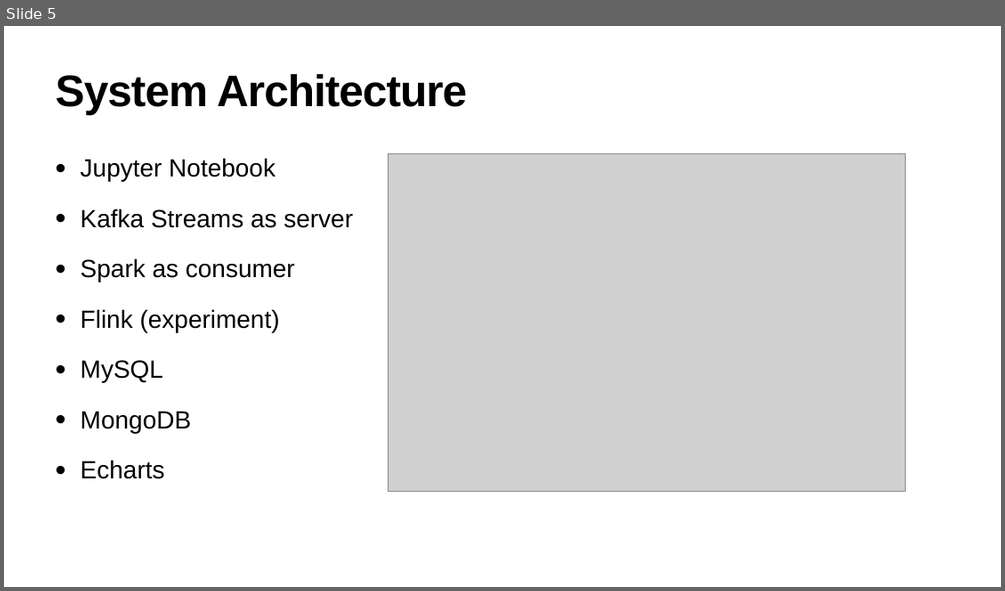
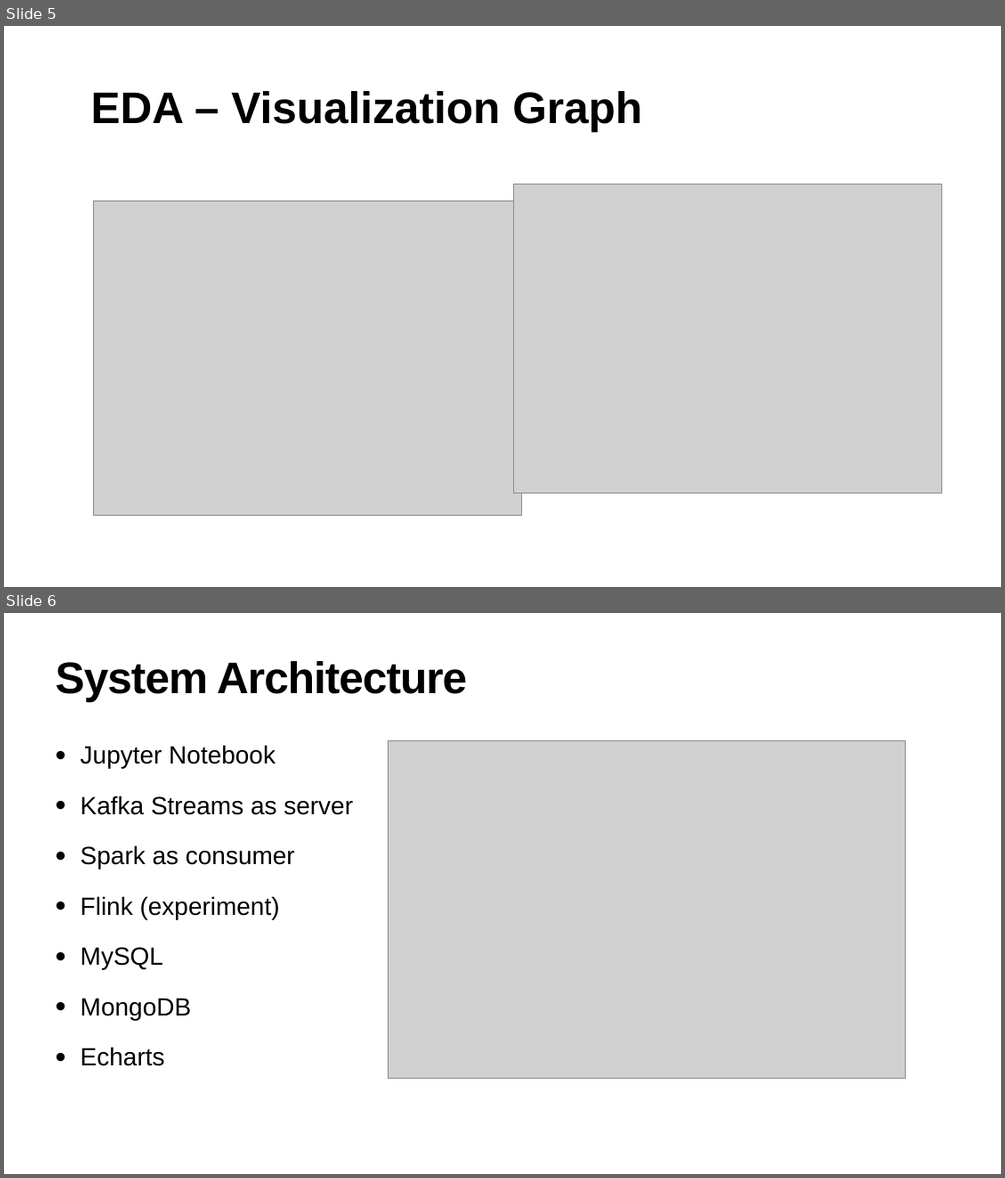
Before and after one commit to renutiw9/SM-OST-BatchAnalysis-TermProject, a slide deck: project-report/presentation.pptx. Shown one above the other, each under a label of ours: slide 5 before the commit, slides 5 and 6 after it. The pictures are 1005x591 and 1005x1178 pixels, drawn with LibreOffice and Linux fonts; fonts in the diff are those of the drawing; grey boxes stand for pictures. Boxes give left, top, right and bottom in pixels: in the first picture for what was removed or moved away, otherwise in the second. Text is boxed around its words. In the diff, an @@ line names an element or a change of style, - is before the commit and + after.

```diff
--- a/project-report/presentation.pptx
+++ b/project-report/presentation.pptx
@@ slide 5 added at (4,26,1001,587), background #FFFFFF @@
@@ text added at (91,91,642,132), 85 pt, text #000000, bold @@
+EDA – Visualization Graph
@@ picture added at (513,184,941,492) @@
@@ picture added at (93,200,522,515) @@
@@ what was slide 5 is now slide 6 @@
```
Also in this commit, not shown: 1 other slide added.
